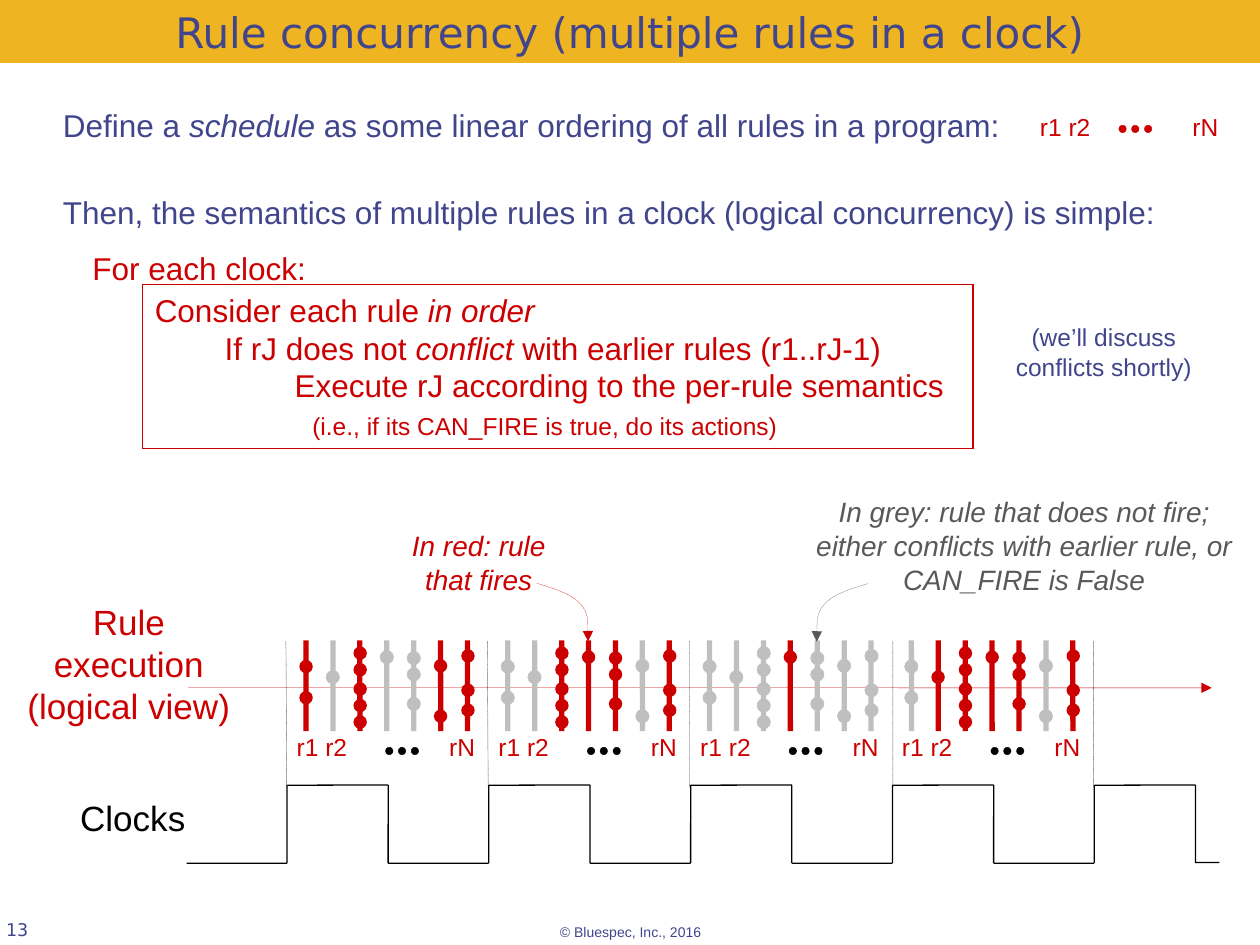
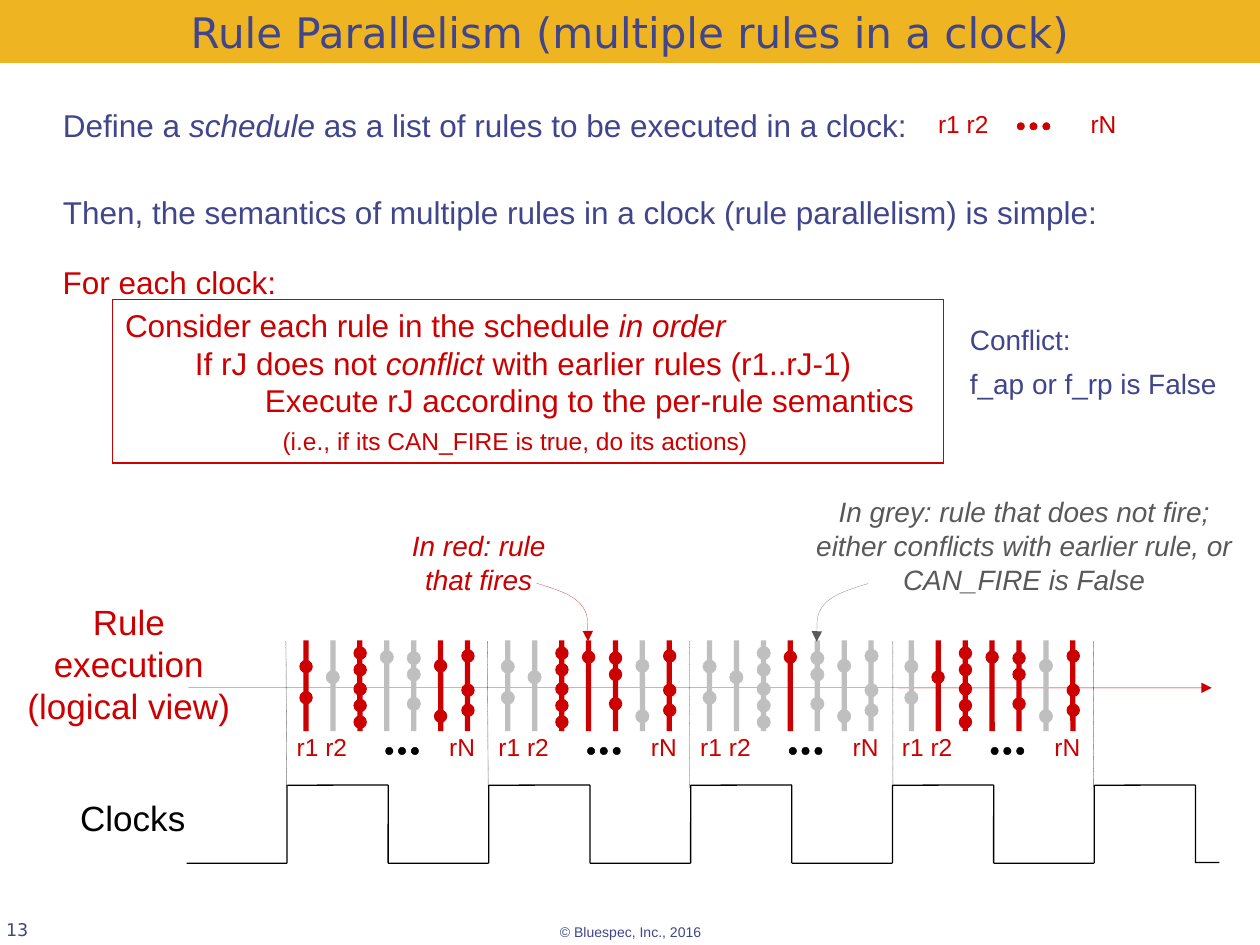
Before and after one commit to rsnikhil/Bluespec_BSV_Formal_Semantics, a slide deck: slide 13 of BSV_Semantics.odp. Drawn at 1260x945 pixels with LibreOffice and Linux fonts; fonts in the diff are those of the drawing; background and template pictures are left out. Boxes give left, top, right and bottom in pixels: in the first picture for what was removed or moved away, otherwise in the second. Text is boxed around its words. In the diff, an @@ line names an element or a change of style, - is before the commit and + after.

```diff
--- a/BSV_Semantics.odp
+++ b/BSV_Semantics.odp
@@ text in rectangle at (191,16,1068,57): text changed @@
-Rule concurrency (multiple rules in a clock)
+Rule Parallelism (multiple rules in a clock)
@@ text at (63,114,906,138): text changed @@
-Define a schedule as some linear ordering of all rules in a program:
+Define a schedule as a list of rules to be executed in a clock:
@@ text "r1 r2 rN": place and size @@
-text "r1 r2 rN" at (1040,119,1218,136)
+text "r1 r2 rN" at (938,116,1117,133)
@@ ellipse: place and size @@
-ellipse at (1144,125,1152,132)
+ellipse at (1017,122,1024,130)
@@ ellipse: place and size @@
-ellipse at (1131,125,1139,132)
+ellipse at (1029,122,1037,130)
@@ ellipse: place and size @@
-ellipse at (1119,125,1126,132)
+ellipse at (1043,122,1051,130)
@@ text at (63,201,1097,230): text changed @@
-Then, the semantics of multiple rules in a clock (logical concurrency) is simple:
+Then, the semantics of multiple rules in a clock (rule parallelism) is simple:
@@ text "For each clock:": place and size @@
-text "For each clock:" at (92,257,305,285)
+text "For each clock:" at (63,271,276,300)
@@ rectangle "Consider each rule in the ...": place and size @@
-rectangle "Consider each rule in the ..." at (142,285,973,449)
+rectangle "Consider each rule in the ..." at (112,300,942,464)
@@ text in rectangle at (125,314,726,338): text changed @@
-Consider each rule in order
+Consider each rule in the schedule in order
@@ text added at (970,329,1216,399), 16 pt, text #40458C @@
+Conflict:
+f_ap or f_rp is False
@@ text removed at (1016,328,1191,381) @@
-(we’ll discuss conflicts shortly)
```
Also in this commit, not shown: 6 other slides changed, 8 slides added, 5 slides removed.
